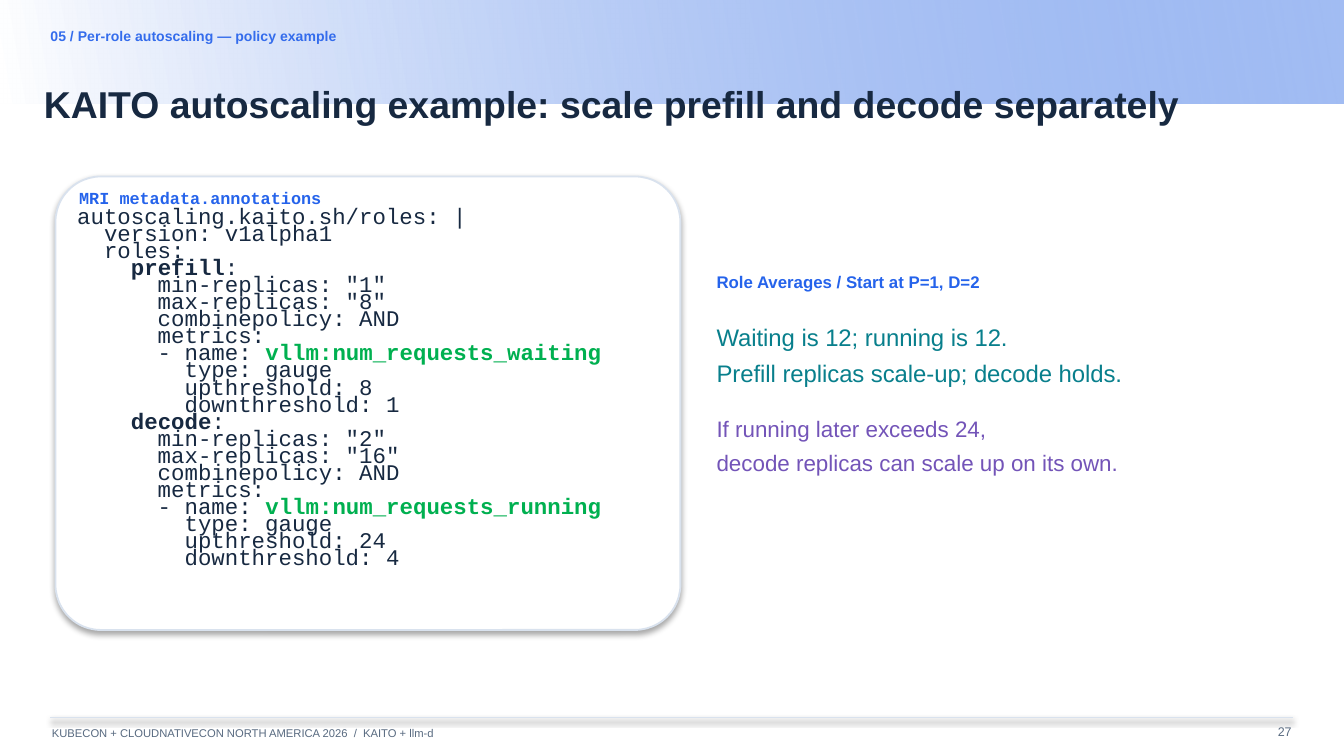
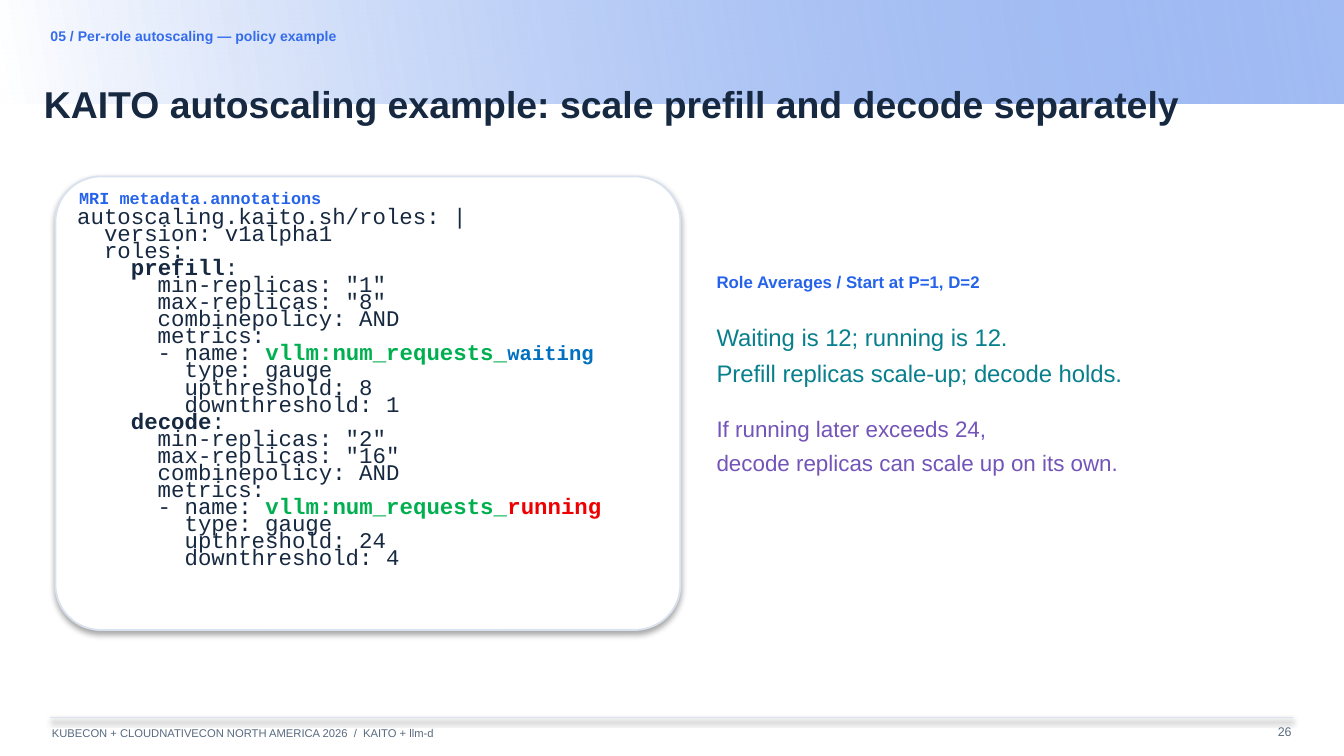
Before and after one commit to andyzhangx/demo, a slide deck: slide 26 of llm/pd-disaggregation/kubecon-na-2026-pd-disaggregation-kaito-llmd.pptx (slide 27 before the commit). Drawn at 1344x756 pixels with LibreOffice and Linux fonts; fonts in the diff are those of the drawing; background and template pictures are left out. Boxes give left, top, right and bottom in pixels: in the first picture for what was removed or moved away, otherwise in the second. Text is boxed around its words. In the diff, an @@ line names an element or a change of style, - is before the commit and + after.

```diff
--- a/llm/pd-disaggregation/kubecon-na-2026-pd-disaggregation-kaito-llmd.pptx
+++ b/llm/pd-disaggregation/kubecon-na-2026-pd-disaggregation-kaito-llmd.pptx
@@ text at (x1=185, y1=344, x2=601, y2=521): size 12 to 11 pt, text colour #00B050 to #0070C0 in "vllm:num_requests_waiting"; text colour #00B050 to #EE0000 in "vllm:num_requests_running" @@
@@ page number at (x1=1278, y1=727, x2=1292, y2=736): text changed @@
-27
+26
```
Also in this commit, not shown: 7 other slides changed.
